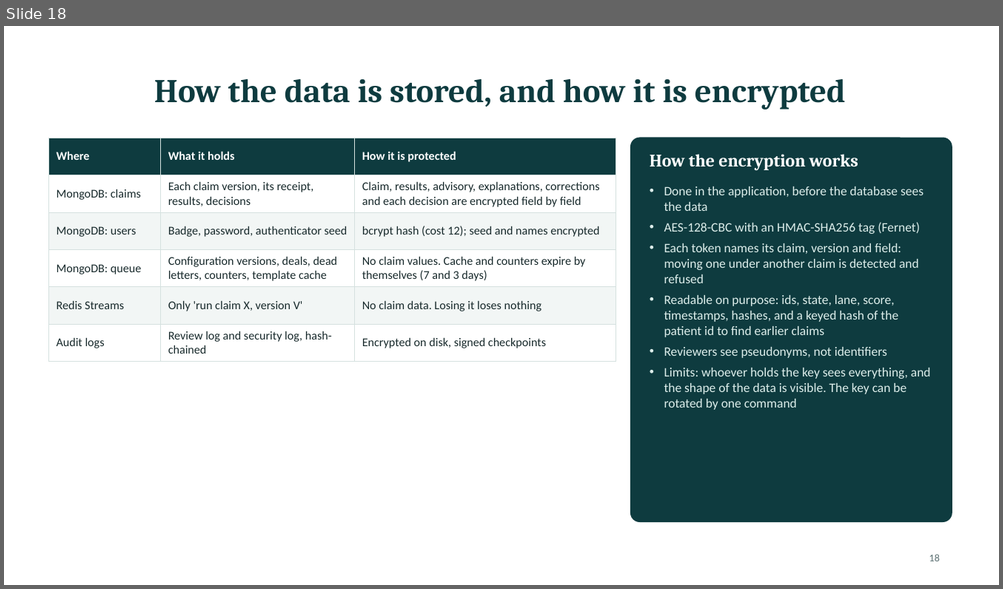
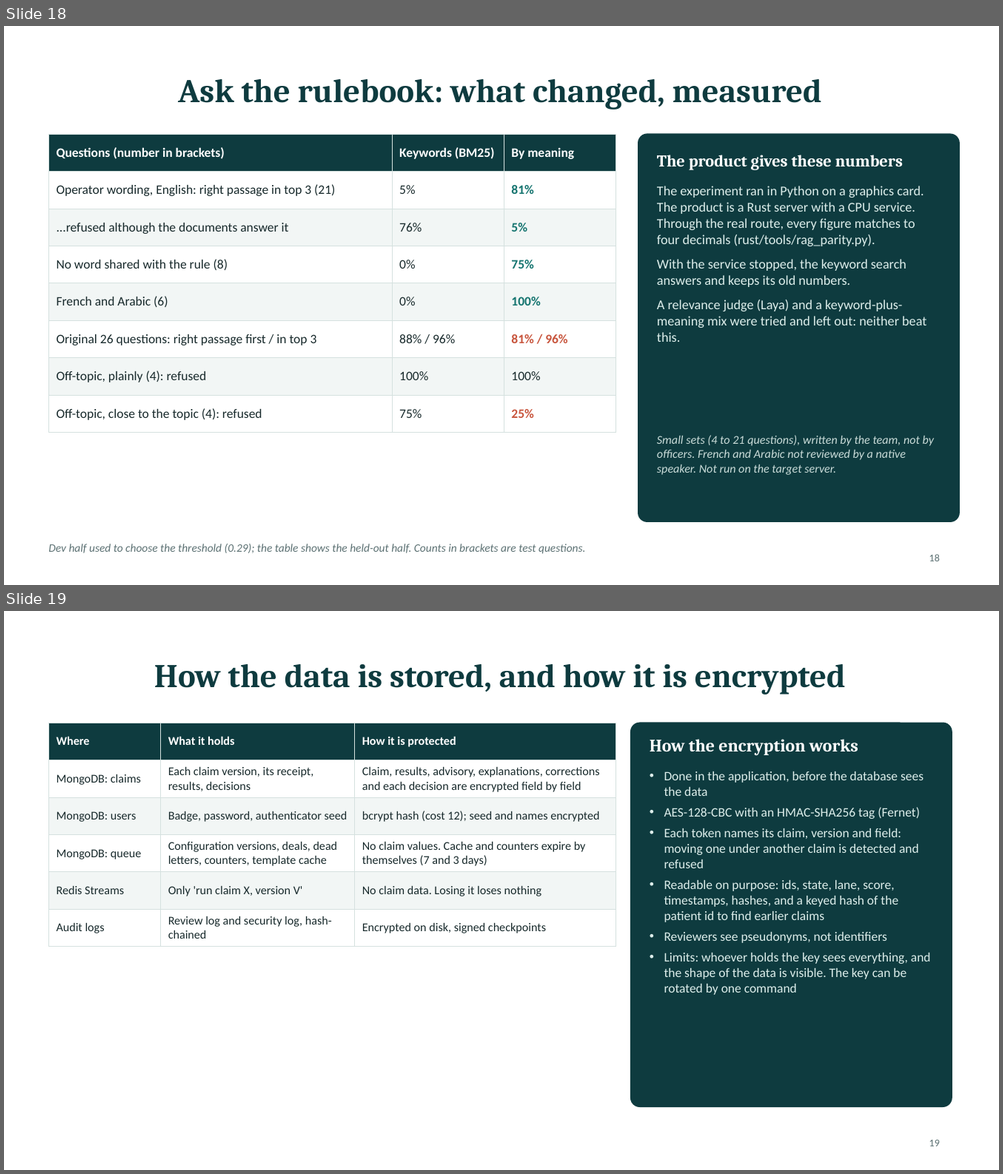
Before and after one commit to PublisherX02/Claim_Guard, a slide deck: docs/presentation/ClaimGuard_Mentor_Session.pptx. Shown one above the other, each under a label of ours: slide 18 before the commit, slides 18 and 19 after it. The pictures are 1003x589 and 1003x1174 pixels, drawn with LibreOffice and Linux fonts; fonts in the diff are those of the drawing. Boxes give left, top, right and bottom in pixels: in the first picture for what was removed or moved away, otherwise in the second. Text is boxed around its words. In the diff, an @@ line names an element or a change of style, - is before the commit and + after.

```diff
--- a/docs/presentation/ClaimGuard_Mentor_Session.pptx
+++ b/docs/presentation/ClaimGuard_Mentor_Session.pptx
@@ slide 18 added at (4, 26, 999, 585), background #FFFFFF @@
@@ title added at (178, 79, 822, 110), 32 pt, text #0E3B3F, bold @@
+Ask the rulebook: what changed, measured
@@ table added at (48, 134, 616, 423), 8 rows, 3 columns @@
+Questions (number in brackets) | Keywords (BM25) | By meaning
+Operator wording, English: right passage in top 3 (21) | 5% | 81%
+...refused although the documents answer it | 76% | 5%
+No word shared with the rule (8) | 0% | 75%
+French and Arabic (6) | 0% | 100%
+Original 26 questions: right passage first / in top 3 | 88% / 96% | 81% / 96%
+Off-topic, plainly (4): refused | 100% | 100%
+Off-topic, close to the topic (4): refused | 75% | 25%
@@ rounded rectangle added at (638, 134, 959, 522), fill #0E3B3F, outline #0E3B3F 1 pt @@
@@ text added at (657, 155, 902, 170), 16 pt, text #FFFFFF, bold @@
+The product gives these numbers
@@ text added at (657, 186, 926, 342), 13 pt, text #DDEEEB @@
+The experiment ran in Python on a graphics card. The product is a Rust server with a CPU service. Through the real route, every figure matches to four decimals (rust/tools/rag_parity.py).
+With the service stopped, the keyword search answers and keeps its old numbers.
+A relevance judge (Laya) and a keyword-plus-meaning mix were tried and left out: neither beat this.
@@ text added at (657, 435, 933, 475), 11.5 pt, text #CADCD9, italic @@
+Small sets (4 to 21 questions), written by the team, not by officers. French and Arabic not reviewed by a native speaker. Not run on the target server.
@@ text added at (48, 544, 585, 554), 11 pt, text #5C7173, italic @@
+Dev half used to choose the threshold (0.29); the table shows the held-out half. Counts in brackets are test questions.
@@ page number added at (929, 554, 939, 562), 10 pt, text #5C7173 @@
+18
@@ what was slide 18 is now slide 19 @@
@@ page number at (929, 1140, 939, 1147): text changed @@
-18
+19
```
Also in this commit, not shown: 6 slides changed, 2 other files.
